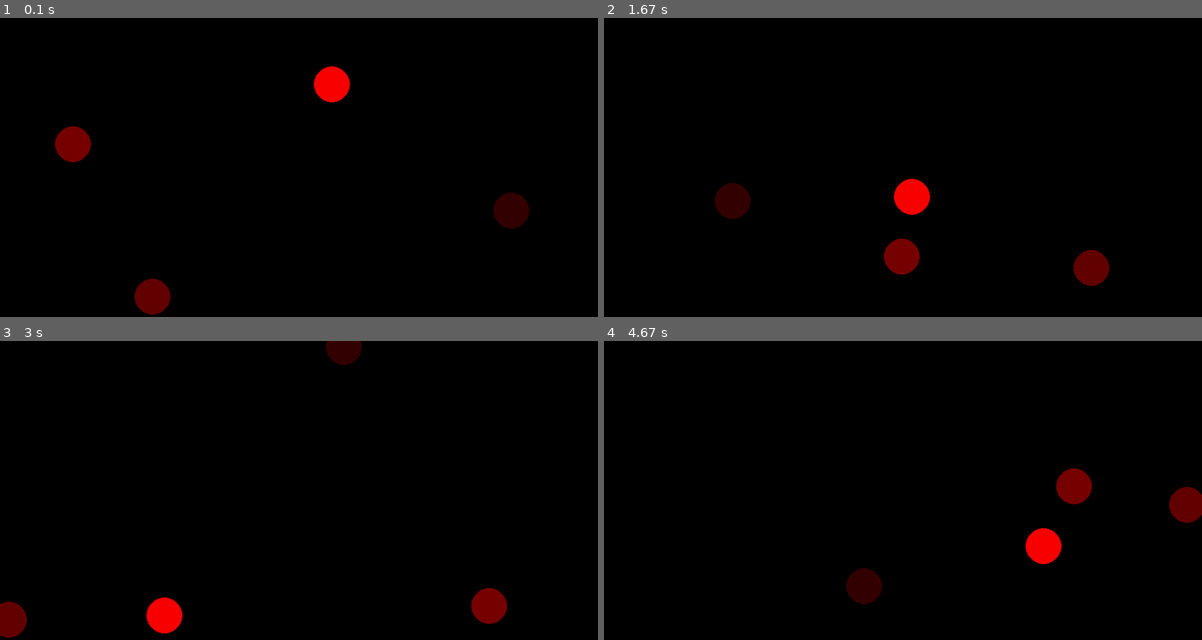
Above: before the commit, frames 1-4 (two rows, left to right).
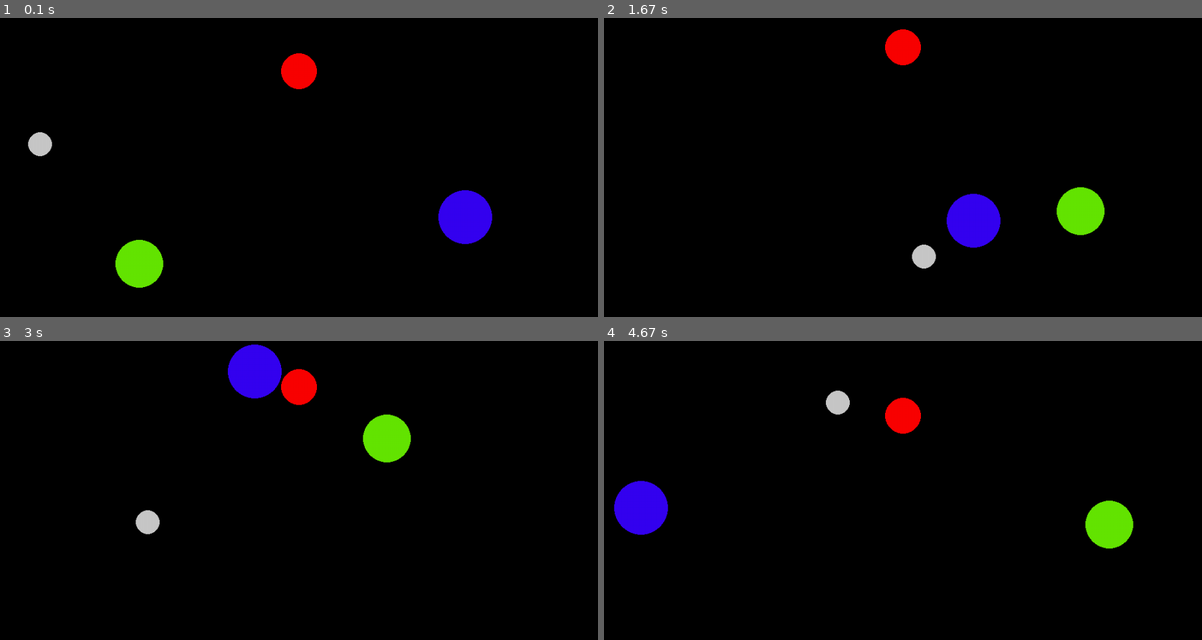
Above: after the commit, the same moments.

Repository: Ansh-Kushwaha/V-SEM-Repo
Game: pygame game, started from Python Lab/Ex15_BouncingBall.py
Two runs of this game, one before a commit and one after it. Both use one fixed random seed, a clock stepped at 60 frames per second and the inputs below.
Inputs:
- Up to frame 1 (0.1 s): no input
- Up to frame 2 (1.67 s): no input
- Up to frame 3 (3 s): no input
- Up to frame 4 (4.67 s): no input

The runs differ from the first frame. In frame 1, 5.4% of the frame differs, in the area x 4-89%, y 11-100%; in frame 2, 5.4%; in frame 3, 5.1%; in frame 4, 5.4%, in the area x 1-100%, y 16-88%.

Commit message:
Update Exp15 Bouncing Ball

Diff:
--- a/Python Lab/Ex15_BouncingBall.py
+++ b/Python Lab/Ex15_BouncingBall.py
@@ -1,4 +1,5 @@
 import math
+import random
 import pygame
 
 pygame.init()
@@ -23,11 +24,20 @@
 
         pygame.draw.circle(self.image, self.color, (self.rad, self.rad), self.rad)
 
-    def update(self):
-        if self.pos.x < 0 or self.pos.x > width:
+    def update(self, balls):
+        if self.pos.x - self.rad < 0 or self.pos.x + self.rad > width:
             self.vel.x = -self.vel.x
-        if self.pos.y < 0 or self.pos.y > height:
+        if self.pos.y - self.rad < 0 or self.pos.y + self.rad > height:
             self.vel.y = -self.vel.y
+
+        for ball in balls:
+            if ball != self:
+                d = pygame.math.Vector2(self.pos).distance_to(ball.pos)
+                if d <= self.rad + ball.rad:
+                    self.vel.x = -self.vel.x
+                    self.vel.y = -self.vel.y
+                    ball.vel.x = -ball.vel.x
+                    ball.vel.y = -ball.vel.y
 
         self.pos += self.vel
         self.rect.center = self.pos
@@ -35,10 +45,10 @@
 
 
 
-ball1 = Ball(30, [250, 0, 0], pygame.Vector2(500, 100), pygame.Vector2(5, 1), 30)
-ball2 = Ball(30, [120, 0, 0], pygame.Vector2(100, 200), pygame.Vector2(2, 1), 30)
-ball3 = Ball(30, [100, 0, 0], pygame.Vector2(200, 400), pygame.Vector2(5, 6), 30)
-ball4 = Ball(30, [53, 0, 0], pygame.Vector2(800, 300), pygame.Vector2(5, 2), 30)
+ball1 = Ball(30, [250, 0, 0], pygame.Vector2(500, 100), pygame.Vector2(random.randint(-5, 5), random.randint(-5, 5)), 30)
+ball2 = Ball(20, [200, 200, 200], pygame.Vector2(100, 200), pygame.Vector2(random.randint(-5, 5), random.randint(-5, 5)), 20)
+ball3 = Ball(40, [100, 230, 0], pygame.Vector2(200, 400), pygame.Vector2(random.randint(-5, 5), random.randint(-5, 5)), 40)
+ball4 = Ball(45, [53, 0, 241], pygame.Vector2(800, 300), pygame.Vector2(random.randint(-5, 5), random.randint(-5, 5)), 45)
 # screen.blit(ball1.image, ball1.rect)
 # screen.blit(ball2.image, ball2.rect)
 # screen.blit(ball3.image, ball3.rect)
@@ -60,7 +70,7 @@
                 running = False
         screen.fill([0, 0, 0])
         for ball in balls:
-            ball.update()
+            ball.update(balls)
             screen.blit(ball.image, ball.rect)
 
         pygame.display.flip()
Not shown, changed: TOC/Ex1.md
